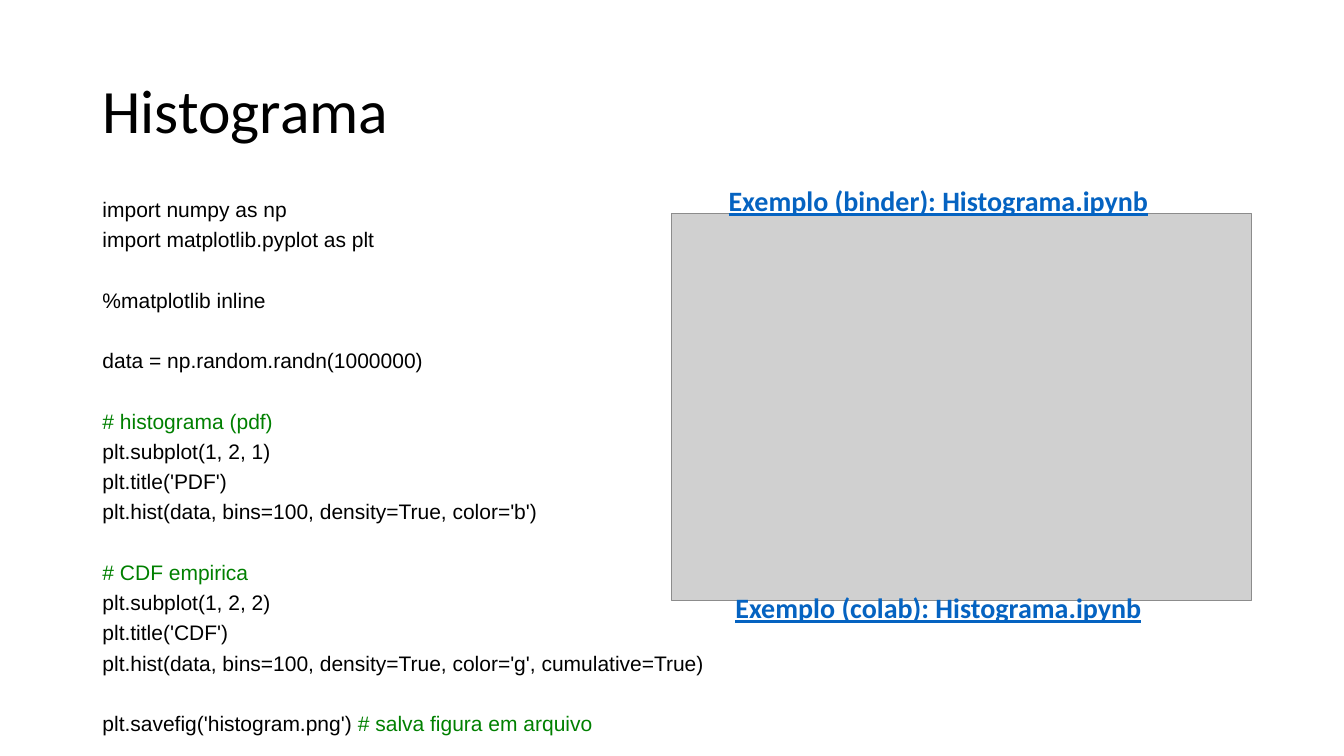
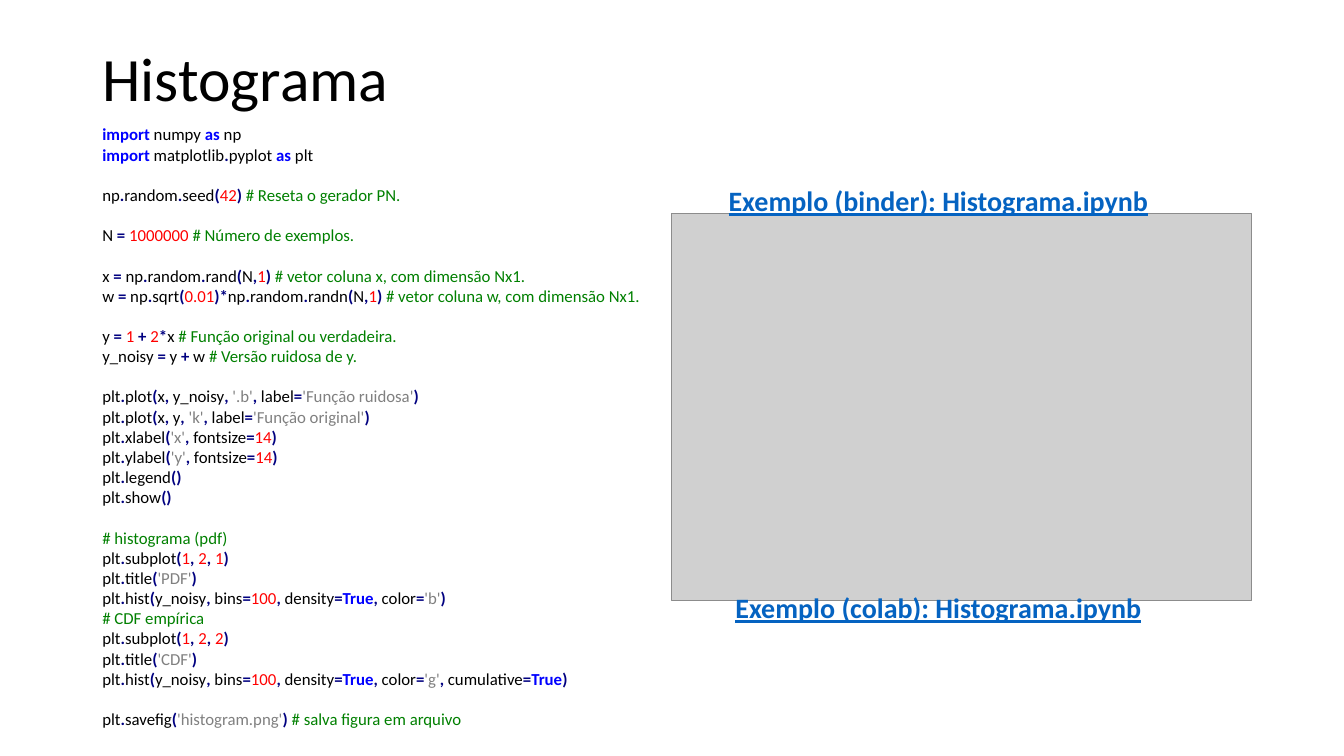
Before and after one commit to zz4fap/t319_aprendizado_de_maquina, a slide deck: slide 32 of slides/T319_Introdução.pptx. Drawn at 1344x756 pixels with LibreOffice and Linux fonts; fonts in the diff are those of the drawing; grey boxes stand for pictures. Boxes give left, top, right and bottom in pixels: in the first picture for what was removed or moved away, otherwise in the second. Text is boxed around its words. In the diff, an @@ line names an element or a change of style, - is before the commit and + after.

```diff
--- a/slides/T319_Introdução.pptx
+++ b/slides/T319_Introdução.pptx
@@ text "Histograma": place and size @@
-text "Histograma" at (102, 90, 388, 144)
+text "Histograma" at (102, 58, 388, 112)
@@ text "import numpy as np": place and size @@
-text "import numpy as np" at (102, 201, 704, 736)
+text "import numpy as np" at (102, 128, 640, 728)
@@ text at (102, 128, 461, 728): size 15 to 12 pt, font Arial to Calibri, highlight none to #FFFFFF in "import numpy as np", "import matplotlib.pyplot as plt", "# histograma (pdf)", "plt.subplot(1, 2, 1)" and 4 more places; text colour #000000 to #0000FF in "import as", "import as"; bold on in "import as", "import matplotlib.pyplot as", "plt.subplot(1, 2, 1)", "plt.title('PDF')" and 3 more places; text colour #000000 to #000080 in "matplotlib.pyplot", "plt.subplot(1, 2, 1)", "plt.title('PDF')", "plt.subplot(1, 2, 2)" and 2 more places; text colour #000000 to #FF0000 in "plt.subplot(1, 2, 1)", "plt.subplot(1, 2, 2)"; text colour #000000 to #808080 in "plt.title('PDF')", "plt.title('CDF')", "plt.savefig('histogram.png')"; line spacing 1.2 to 1 @@
@@ text at (102, 188, 640, 506): text changed; size 15 to 12 pt; font Arial to Calibri @@
-%matplotlib inline
-data = np.random.randn(1000000)
+np.random.seed(42) # Reseta o gerador PN.
+N = 1000000 # Número de exemplos.
+x = np.random.rand(N,1) # vetor coluna x, com dimensão Nx1.
+w = np.sqrt(0.01)*np.random.randn(N,1) # vetor coluna w, com dimensão Nx1.
+y = 1 + 2*x # Função original ou verdadeira.
+y_noisy = y + w # Versão ruidosa de y.
+plt.plot(x, y_noisy, '.b', label='Função ruidosa')
+plt.plot(x, y, 'k', label='Função original')
+plt.xlabel('x', fontsize=14)
+plt.ylabel('y', fontsize=14)
+plt.legend()
+plt.show()
@@ text at (102, 591, 446, 627): text changed; size 15 to 12 pt; font Arial to Calibri @@
-plt.hist(data, bins=100, density=True, color='b')
-# CDF empirica
+plt.hist(y_noisy, bins=100, density=True, color='b')
+# CDF empírica
@@ text at (102, 672, 568, 688): text changed; size 15 to 12 pt; font Arial to Calibri @@
-plt.hist(data, bins=100, density=True, color='g', cumulative=True)
+plt.hist(y_noisy, bins=100, density=True, color='g', cumulative=True)
```
Also in this commit, not shown: 1 other slide changed, 1 slide added, 1 slide removed, 4 other files.
